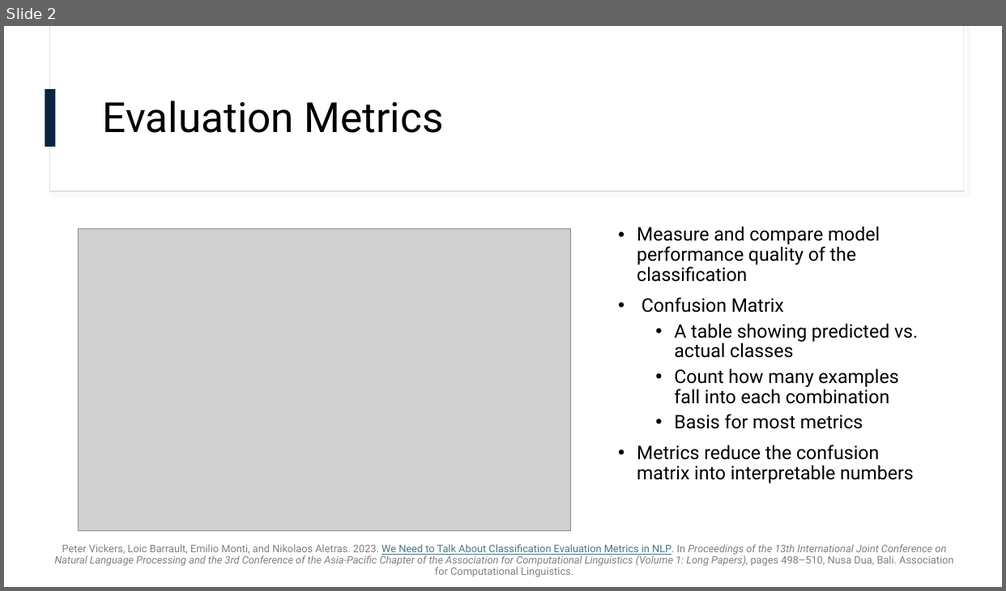
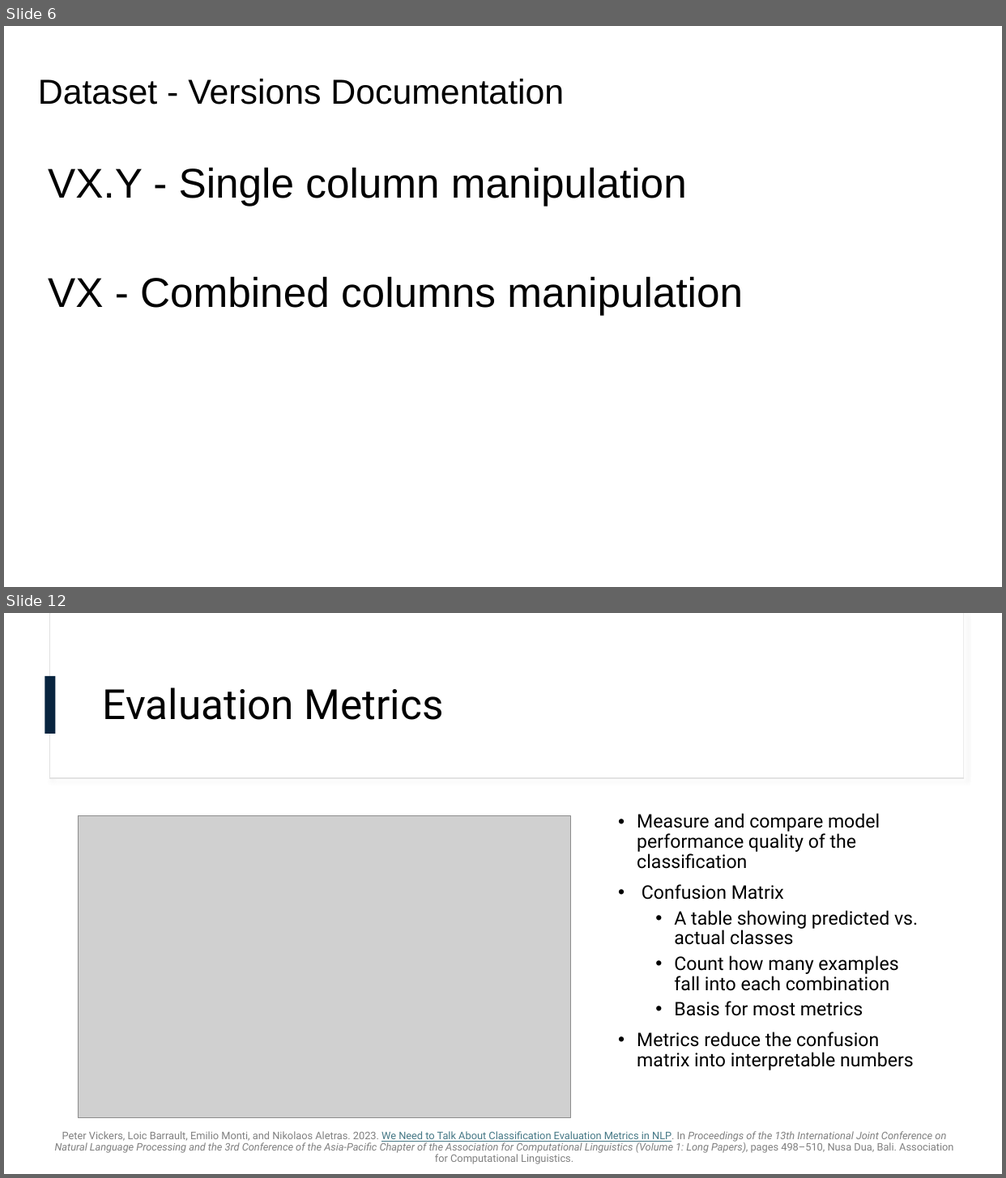
Before and after one commit to omarelbeltagy/clarity, a slide deck: literature/literature edited.pptx. Shown one above the other, each under a label of ours: slide 2 before the commit, slides 6 and 12 after it; the slides between them are not shown. The pictures are 1006x591 and 1006x1178 pixels, drawn with LibreOffice and Linux fonts; fonts in the diff are those of the drawing; grey boxes stand for pictures; background and template pictures are left out. Boxes give left, top, right and bottom in pixels: in the first picture for what was removed or moved away, otherwise in the second. Text is boxed around its words. In the diff, an @@ line names an element or a change of style, - is before the commit and + after.

```diff
--- a/literature/literature edited.pptx
+++ b/literature/literature edited.pptx
@@ slide 6 added at <box>4,26,1002,587</box>, background #FFFFFF @@
@@ title added at <box>38,79,564,105</box>, 33.3 pt, text #000000 @@
+Dataset - Versions Documentation
@@ text added at <box>48,167,687,206</box>, 40 pt, text #000000 @@
+VX.Y - Single column manipulation
@@ text added at <box>48,276,743,315</box>, 40 pt, text #000000 @@
+VX - Combined columns manipulation
@@ what was slide 2 is now slide 12 @@
```
Also in this commit, not shown: 2 slides changed, 10 other slides added, 1 slide removed, 1 other file.
